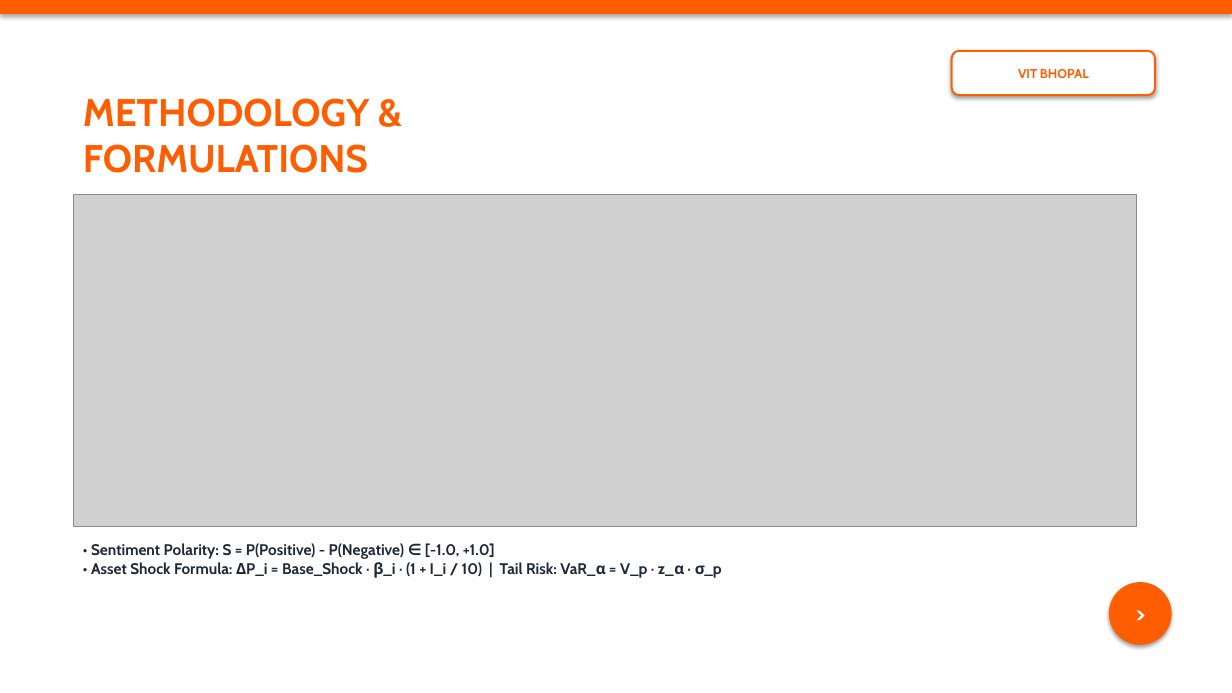
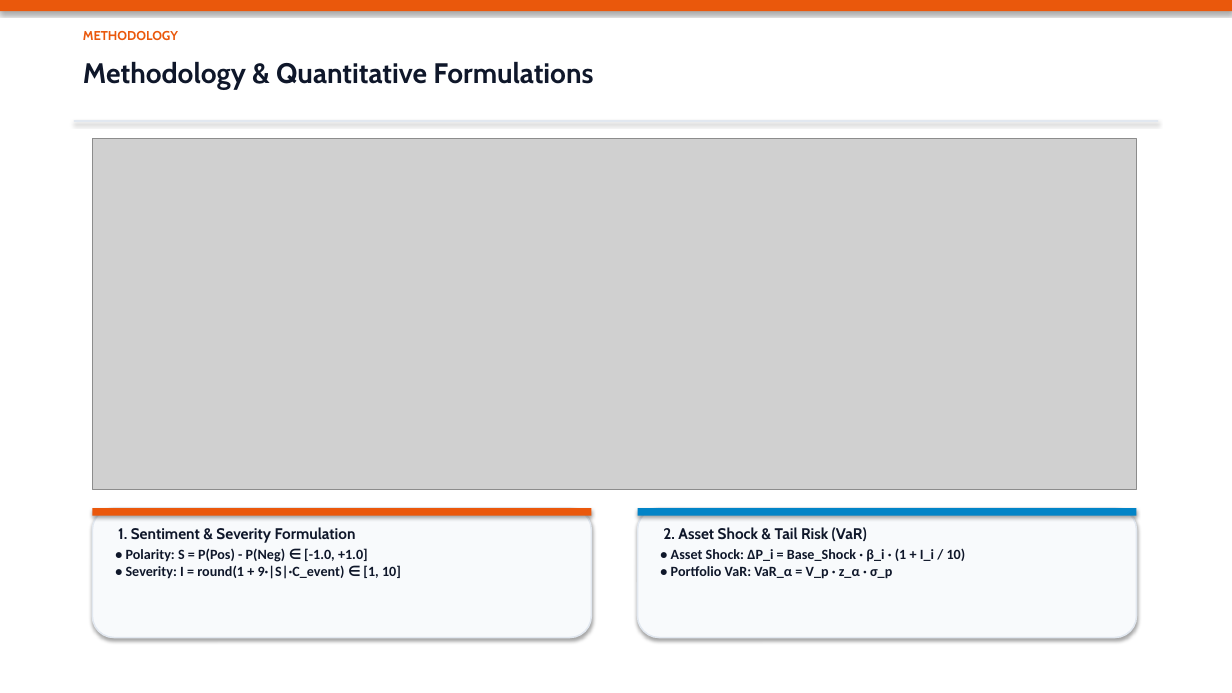
Before and after one commit to Abhi4621/VIT-Bhopal-Abhi-Pandey-S-P-Crisil-hackathon, a slide deck: slide 10 of docs/presentation.pptx (slide 11 before the commit). Drawn at 1232x693 pixels with LibreOffice and Linux fonts; fonts in the diff are those of the drawing; grey boxes stand for pictures. Boxes give left, top, right and bottom in pixels: in the first picture for what was removed or moved away, otherwise in the second. Text is boxed around its words. In the diff, an @@ line names an element or a change of style, - is before the commit and + after.

```diff
--- a/docs/presentation.pptx
+++ b/docs/presentation.pptx
@@ rectangle at (x1=0, y1=0, x2=1232, y2=11): fill #FF5E00 to #EA580C @@
@@ text added at (x1=83, y1=31, x2=178, y2=40), 10 pt, text #EA580C, bold @@
+METHODOLOGY
@@ rounded rectangle removed at (x1=952, y1=51, x2=1155, y2=95) @@
-VIT BHOPAL
@@ text at (x1=83, y1=61, x2=593, y2=89): text changed; size 30 to 22 pt; text colour #FF5E00 to #0F172A @@
-METHODOLOGY &
-FORMULATIONS
+Methodology & Quantitative Formulations
@@ rectangle added at (x1=74, y1=120, x2=1158, y2=122), fill #E2E8F0 @@
@@ picture resized from (x1=74, y1=194, x2=1137, y2=527) to (x1=92, y1=139, x2=1137, y2=490) @@
@@ rounded rectangle added at (x1=92, y1=508, x2=592, y2=638), fill #F8FAFC, outline #E2E8F0 1.2 pt @@
@@ rectangle added at (x1=92, y1=508, x2=592, y2=516), fill #EA580C @@
@@ rounded rectangle added at (x1=638, y1=508, x2=1137, y2=638), fill #F8FAFC, outline #E2E8F0 1.2 pt @@
@@ rectangle added at (x1=638, y1=508, x2=1137, y2=516), fill #0284C7 @@
@@ text added at (x1=118, y1=527, x2=356, y2=543), 12 pt, text #0F172A, bold @@
+1. Sentiment & Severity Formulation
@@ text added at (x1=663, y1=527, x2=867, y2=541), 12 pt, text #0F172A, bold @@
+2. Asset Shock & Tail Risk (VaR)
@@ text added at (x1=126, y1=548, x2=401, y2=579), 11 pt, text #0F172A, bold @@
+• Polarity: S = P(Pos) - P(Neg) ∈ [-1.0, +1.0]
+• Severity: I = round(1 + 9·|S|·C_event) ∈ [1, 10]
@@ text at (x1=671, y1=548, x2=966, y2=579): text changed; size 12 to 11 pt; font Cabin to Calibri; text colour #1E293B to #0F172A @@
-• Sentiment Polarity: S = P(Positive) - P(Negative) ∈ [-1.0, +1.0]
-• Asset Shock Formula: ΔP_i = Base_Shock · β_i · (1 + I_i / 10) | Tail Risk: VaR_α = V_p · z_α · σ_p
+• Asset Shock: ΔP_i = Base_Shock · β_i · (1 + I_i / 10)
+• Portfolio VaR: VaR_α = V_p · z_α · σ_p
@@ ellipse removed at (x1=1109, y1=582, x2=1172, y2=645) @@
->
```
Also in this commit, not shown: 8 other slides changed, 11 slides added, 11 slides removed, 1 other file.
